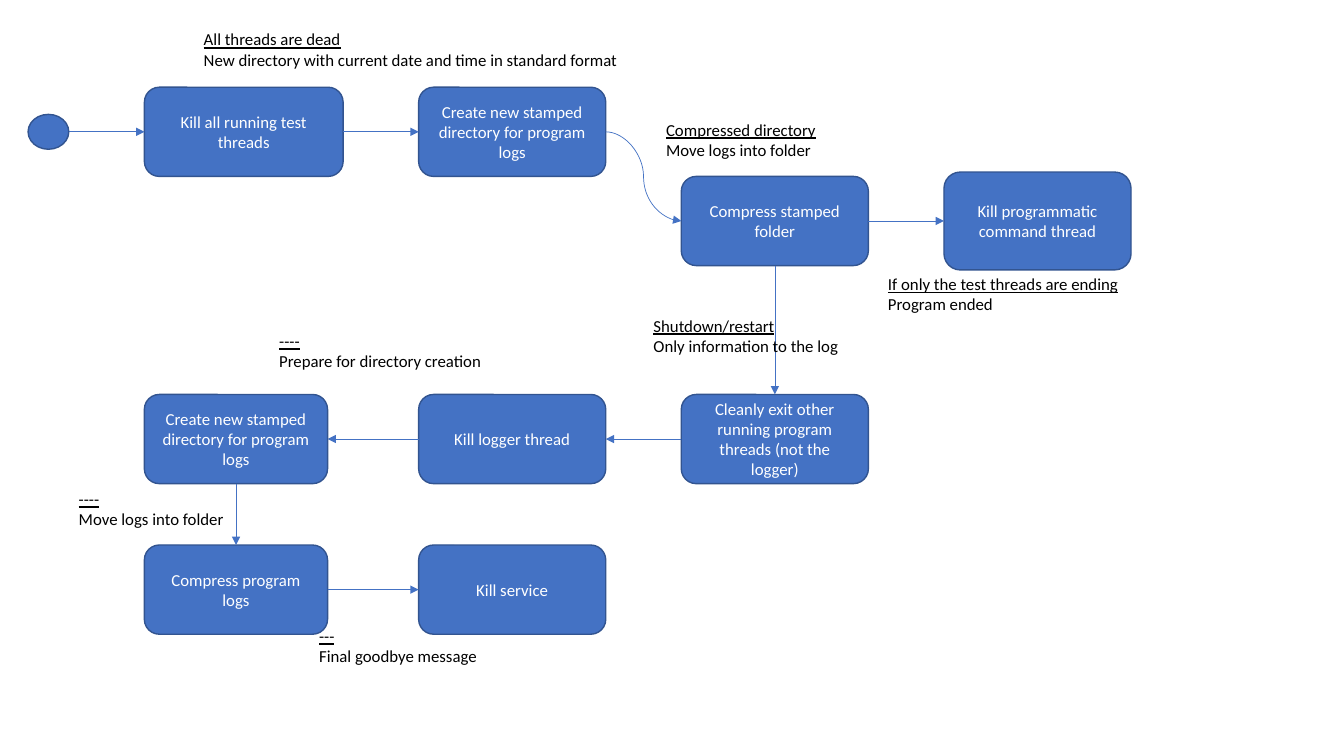
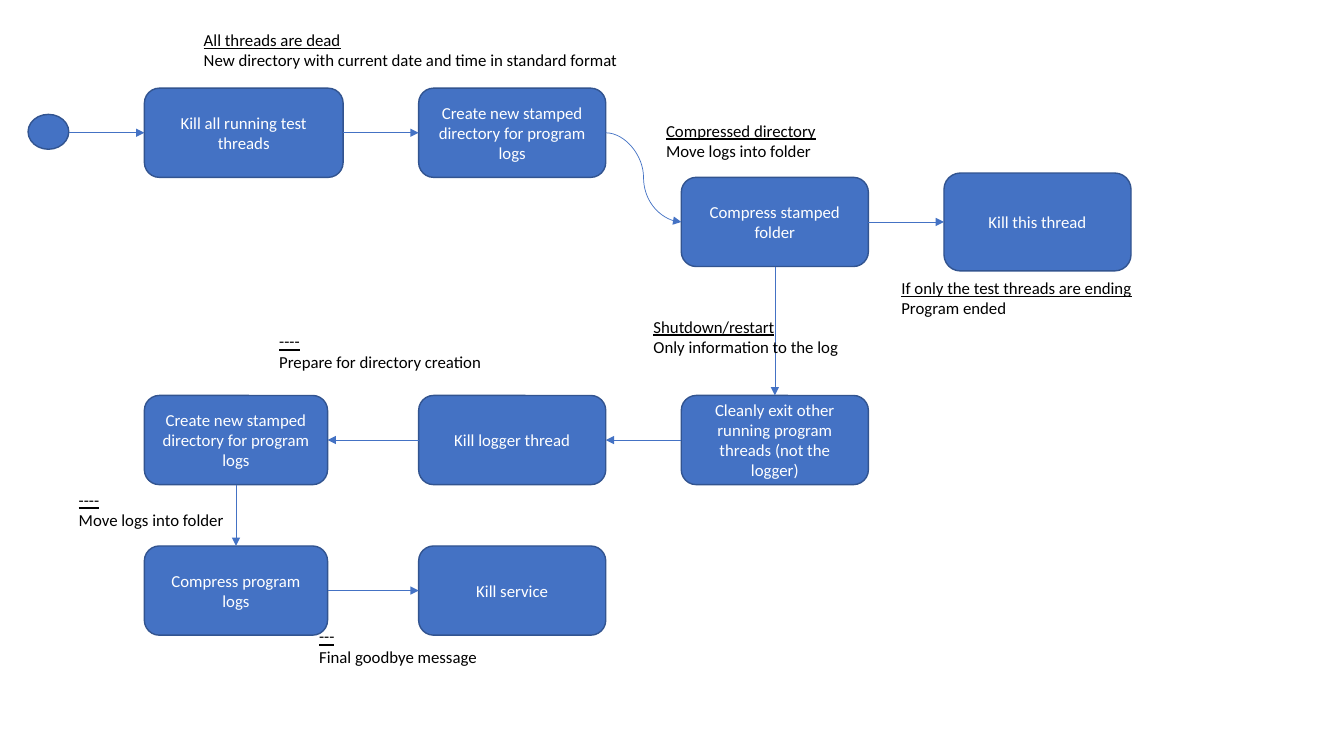
Before and after one commit to HarrisonJM/ProtocolDeveloper, a slide deck: slide 5 of docs/Design & Log/Designs.pptx (slide 4 before the commit). Drawn at 1344x756 pixels with LibreOffice and Linux fonts; fonts in the diff are those of the drawing. Boxes give left, top, right and bottom in pixels: in the first picture for what was removed or moved away, otherwise in the second. Text is boxed around its words. In the diff, an @@ line names an element or a change of style, - is before the commit and + after.

```diff
--- a/docs/Design & Log/Designs.pptx
+++ b/docs/Design & Log/Designs.pptx
@@ curved arrow (606, 133) - (682, 222): route changed @@
@@ text in rounded rectangle at [988, 216, 1086, 228]: text changed @@
-Kill programmatic command thread
+Kill this thread
@@ text "If only the test threads ...": place and size @@
-text "If only the test threads ..." at [888, 278, 1118, 313]
+text "If only the test threads ..." at [901, 282, 1132, 317]
```
Also in this commit, not shown: 1 other slide changed, 2 slides added, 1 slide removed, 1 other file.
